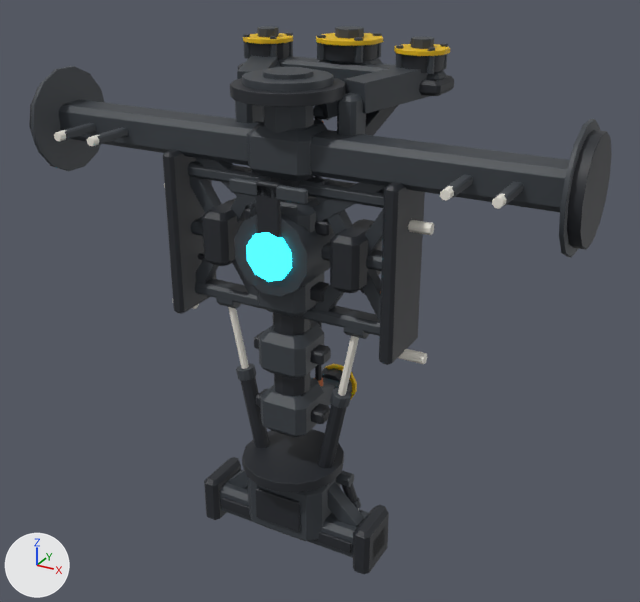
An edit to the FBX model Assets/Resources/ClamshellMeshes/Skel_TorsoHumanoid_Medium.fbx, drawn before and after from the same camera.
Both versions are drawn from a 50 mm camera at (1.52, -2.54, 1.93) aimed at (0.02, 0.17, 0.58). Lighting does not change. The marker at lower left points along +X, +Y and +Z. The older version comes first. Where no turn or scale is listed for an object, it has been applied to the vertices. Vertices at exactly the same position are counted once.

In view in the first picture: 'Skel_TorsoHumanoid_Medium'.
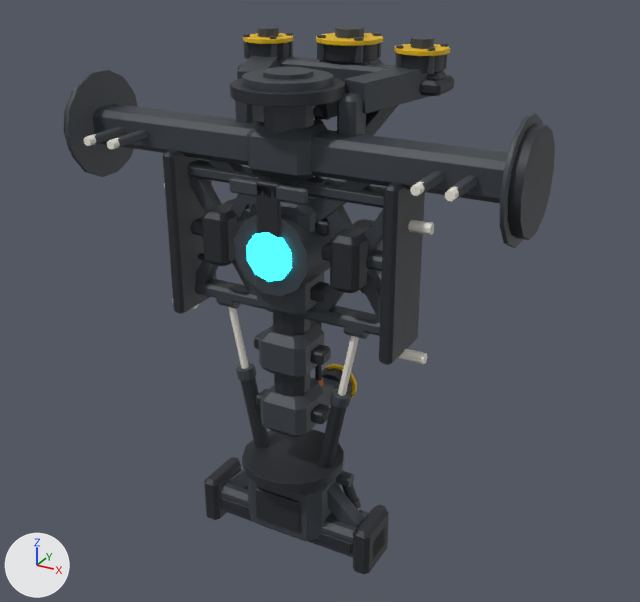
Patch to the scene script:
```diff
--- a/Assets/Resources/ClamshellMeshes/Skel_TorsoHumanoid_Medium.fbx.py
+++ b/Assets/Resources/ClamshellMeshes/Skel_TorsoHumanoid_Medium.fbx.py
@@ me_skel_torsohumanoid_medium_001 @@
 # used by ob_skel_torsohumanoid_medium; location = (0.0, 0.0, 0.0)
-me_skel_torsohumanoid_medium_001.from_pydata(...)  # 20418 vertices, 19500 faces; spans x -1.02..1.02, y -0.25..0.56, z -0.4..1.55
+me_skel_torsohumanoid_medium_001.from_pydata(...)  # 20418 vertices, 19500 faces; spans x -0.86..0.86, y -0.25..0.56, z -0.4..1.55
+# me_skel_torsohumanoid_medium_001 part 1: the loose piece of 224 vertices spanning x -1.01..1.01, y -0.06..0.07, z 1.13..1.26 is scaled about its middle by (0.828, 1, 1)
+# me_skel_torsohumanoid_medium_001 part 2: the loose piece of 84 vertices spanning x -1.02..-0.99, y -0.17..0.17, z 1.03..1.37 is moved by (0.17, 0.0, 0.0)
+# me_skel_torsohumanoid_medium_001 part 3: the loose piece of 84 vertices spanning x -0.99..-0.97, y -0.2..0.2, z 1.01..1.39 is moved by (0.17, 0.0, 0.0)
+# me_skel_torsohumanoid_medium_001 part 4: the loose piece of 224 vertices spanning x -0.68..-0.64, y -0.22..0.22, z 1.19..1.22 is moved by (0.09, 0.0, 0.0)
+# me_skel_torsohumanoid_medium_001 part 5: the loose piece of 112 vertices spanning x -0.67..-0.64, y -0.25..-0.2, z 1.18..1.22 is moved by (0.09, 0.0, 0.0)
+# me_skel_torsohumanoid_medium_001 part 6: the loose piece of 224 vertices spanning x -0.83..-0.79, y -0.22..0.22, z 1.19..1.22 is moved by (0.14, 0.0, 0.0)
+# me_skel_torsohumanoid_medium_001 part 7: the loose piece of 112 vertices spanning x -0.83..-0.8, y -0.25..-0.2, z 1.18..1.22 is moved by (0.14, 0.0, 0.0)
+# me_skel_torsohumanoid_medium_001 part 8: the loose piece of 84 vertices spanning x 0.99..1.02, y -0.17..0.17, z 1.03..1.37 is moved by (-0.17, 0.0, 0.0)
+# me_skel_torsohumanoid_medium_001 part 9: the loose piece of 84 vertices spanning x 0.97..0.99, y -0.2..0.2, z 1.01..1.39 is moved by (-0.17, 0.0, 0.0)
+# me_skel_torsohumanoid_medium_001 part 10: the loose piece of 224 vertices spanning x 0.64..0.68, y -0.22..0.22, z 1.19..1.22 is moved by (-0.09, 0.0, 0.0)
+# me_skel_torsohumanoid_medium_001 part 11: the loose piece of 112 vertices spanning x 0.64..0.67, y -0.25..-0.2, z 1.18..1.22 is moved by (-0.09, 0.0, 0.0)
+# me_skel_torsohumanoid_medium_001 part 12: the loose piece of 224 vertices spanning x 0.79..0.83, y -0.22..0.22, z 1.19..1.22 is moved by (-0.14, 0.0, 0.0)
+# me_skel_torsohumanoid_medium_001 part 13: the loose piece of 112 vertices spanning x 0.8..0.83, y -0.25..-0.2, z 1.18..1.22 is moved by (-0.14, 0.0, 0.0)
+# me_skel_torsohumanoid_medium_001 part 14: all 28 vertices in x -0.37..-0.34, y -0.03..0.03, z 1.13..1.17 are moved by (0.06, 0.0, 0.0)
+# me_skel_torsohumanoid_medium_001 part 15: all 28 vertices in x 0.34..0.37, y -0.03..0.03, z 1.13..1.17 are moved by (-0.06, 0.0, 0.0)
+# other edits to the shape of me_skel_torsohumanoid_medium_001 do not show in these pictures
 me_skel_torsohumanoid_medium_001.materials.append(mat_panel)
```

Location of each change, [x1, y1, x2, y2] in pixels of the pictures (640 x 602 px; the box of a moved part takes in the faces that stretch with it):
'Skel_TorsoHumanoid_Medium', reshaped (16% narrower): before [29, 26, 612, 574]; after [63, 26, 555, 574]
part 1 of me_skel_torsohumanoid_medium_001, moved or reshaped: before [58, 100, 570, 212]; after [93, 104, 509, 203]
part 2 of me_skel_torsohumanoid_medium_001, moved or reshaped (mostly hidden): before [29, 87, 39, 145]; after [63, 90, 74, 151]
part 3 of me_skel_torsohumanoid_medium_001, moved or reshaped: before [31, 66, 105, 171]; after [65, 69, 138, 177]
part 4 of me_skel_torsohumanoid_medium_001, moved or reshaped: before [94, 127, 128, 145]; after [114, 130, 148, 147]
part 5 of me_skel_torsohumanoid_medium_001, moved or reshaped: before [87, 135, 100, 146]; after [107, 138, 120, 150]
part 6 of me_skel_torsohumanoid_medium_001, moved or reshaped: before [62, 123, 96, 139]; after [92, 127, 125, 144]
part 7 of me_skel_torsohumanoid_medium_001, moved or reshaped: before [54, 130, 67, 141]; after [84, 134, 96, 146]
part 8 of me_skel_torsohumanoid_medium_001, moved or reshaped: before [567, 130, 612, 250]; after [507, 124, 555, 240]
part 9 of me_skel_torsohumanoid_medium_001, moved or reshaped: before [559, 119, 600, 257]; after [500, 113, 543, 248]
part 10 of me_skel_torsohumanoid_medium_001, moved or reshaped: before [444, 175, 473, 198]; after [414, 171, 445, 193]
part 11 of me_skel_torsohumanoid_medium_001, moved or reshaped: before [440, 186, 454, 201]; after [410, 182, 424, 196]
part 12 of me_skel_torsohumanoid_medium_001, moved or reshaped: before [495, 181, 524, 206]; after [448, 175, 478, 199]
part 13 of me_skel_torsohumanoid_medium_001, moved or reshaped: before [492, 193, 507, 209]; after [445, 187, 459, 202]
part 14 of me_skel_torsohumanoid_medium_001, moved or reshaped: before [195, 158, 256, 207]; after [209, 160, 256, 206]
part 15 of me_skel_torsohumanoid_medium_001, moved or reshaped: before [313, 182, 386, 221]; after [313, 181, 371, 221]
